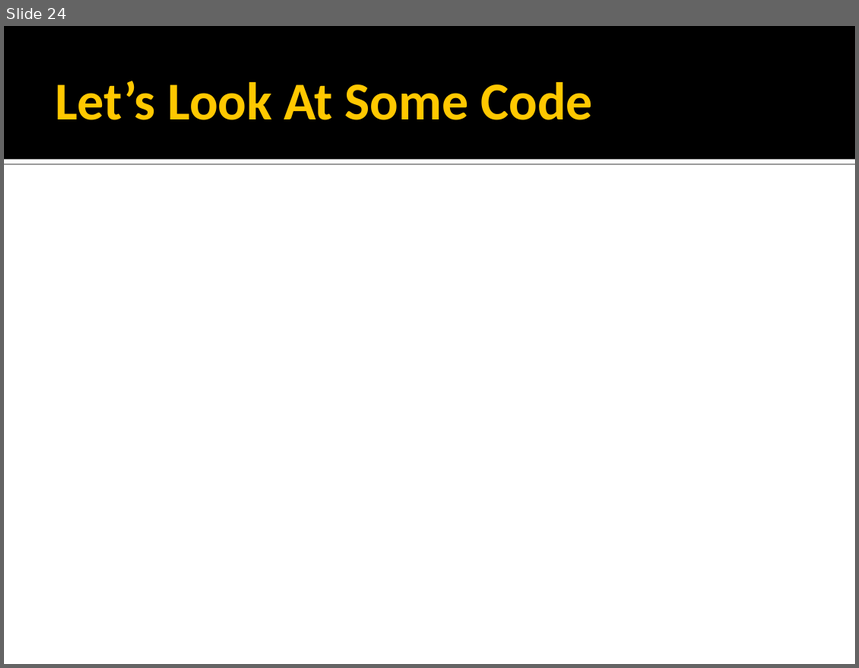
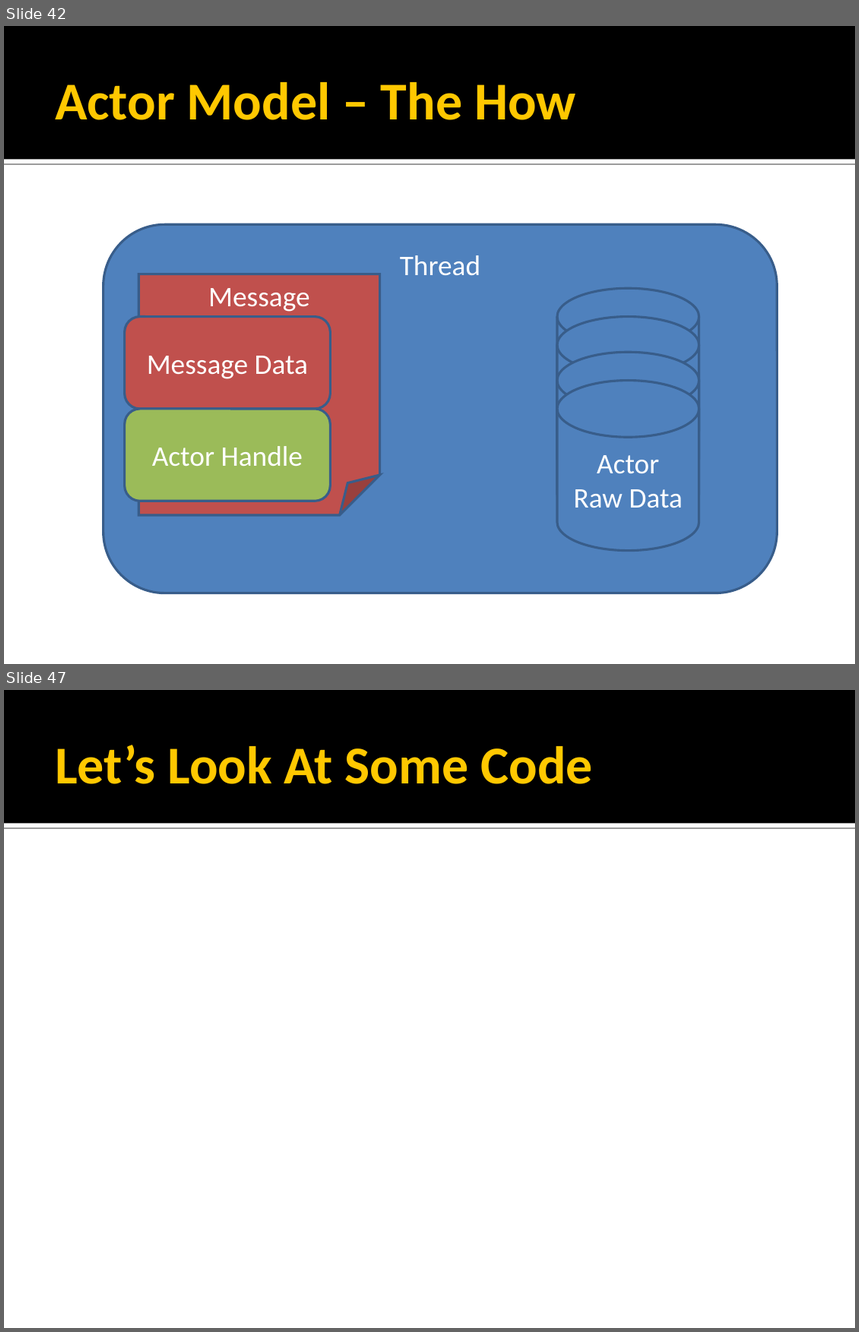
Before and after one commit to rmeisler/example_code, a slide deck: Concurrency Strategies.ppt. Shown one above the other, each under a label of ours: slide 24 before the commit, slides 42 and 47 after it; the slides between them are not shown. The pictures are 859x668 and 859x1332 pixels, drawn with LibreOffice and Linux fonts; fonts in the diff are those of the drawing. Boxes give left, top, right and bottom in pixels: in the first picture for what was removed or moved away, otherwise in the second. Text is boxed around its words. In the diff, an @@ line names an element or a change of style, - is before the commit and + after.

Commit message:
Massive refactor - Fixed subtle memory problems in Actor, redesigned ActorFactory to do delayed creation,   using local copy technique instead of cache alignment to prevent potential false sharing on   Actor - Changed normal CRIT_SECT on ActorFactory to SRWLOCK for better perf - Rewrote presentation from ground up, almost done - Next commit will be from other comp where I have triple-buffering changes for Render Thread implementation

```diff
--- a/Concurrency Strategies.ppt
+++ b/Concurrency Strategies.ppt
@@ slide 42 added at (4,26,855,664), background #FFFFFF; not listed: 2 template elements that a slide beside it also shows @@
@@ title added at (55,82,576,120), 45 pt, text #FFC800, bold @@
+Actor Model – The How
@@ rounded rectangle added at (104,224,778,593), fill #4F81BD, outline #385D8A 2.01 pt, 24 pt, text #FFFFFF @@
+Thread
@@ folded corner added at (139,275,379,515), fill #C0504D, outline #385D8A 2.01 pt, 24 pt, text #FFFFFF @@
+Message
@@ cylinder added at (557,288,699,458), fill #4F81BD, outline #385D8A 2.01 pt @@
@@ rounded rectangle added at (125,317,331,409), fill #C0504D, outline #385D8A 2.01 pt, 24 pt, text #FFFFFF @@
+Message Data
@@ cylinder added at (557,317,699,487), fill #4F81BD, outline #385D8A 2.01 pt @@
@@ cylinder added at (557,352,699,522), fill #4F81BD, outline #385D8A 2.01 pt, 24 pt, text #FFFFFF @@
+Actor
+Raw Data
@@ cylinder added at (557,381,699,551), fill #4F81BD, outline #385D8A 2.01 pt, 24 pt, text #FFFFFF @@
+Actor
+Raw Data
@@ rounded rectangle added at (125,409,331,501), fill #9BBB59, outline #385D8A 2.01 pt, 24 pt, text #FFFFFF @@
+Actor Handle
@@ what was slide 24 is now slide 47 @@
```
Also in this commit, not shown: 3 slides changed, 41 other slides added, 19 slides removed, 17 other files.
